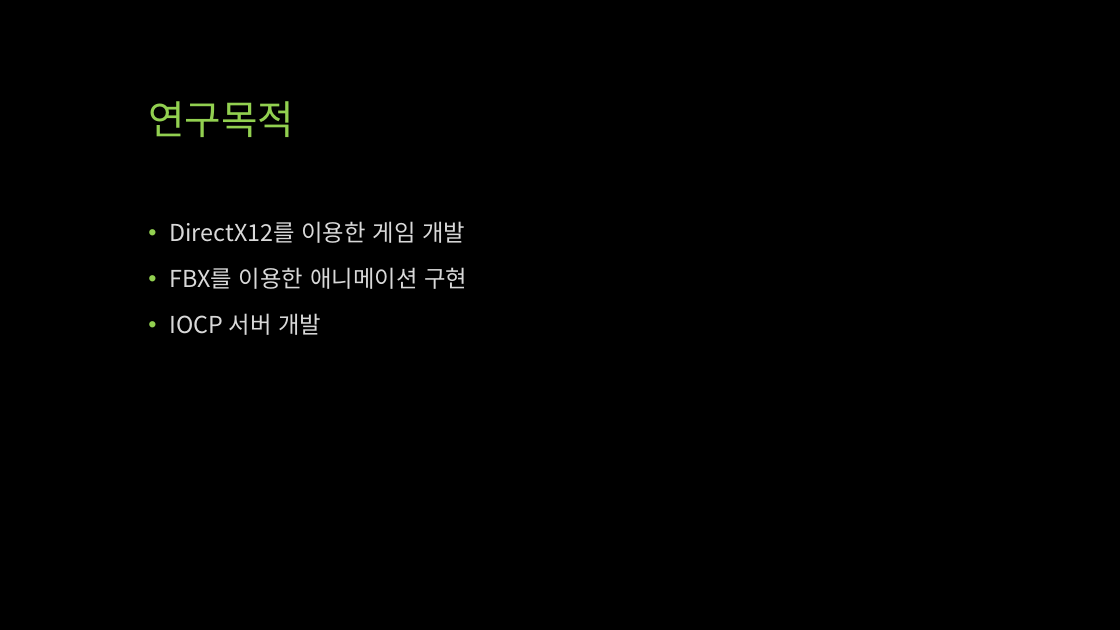
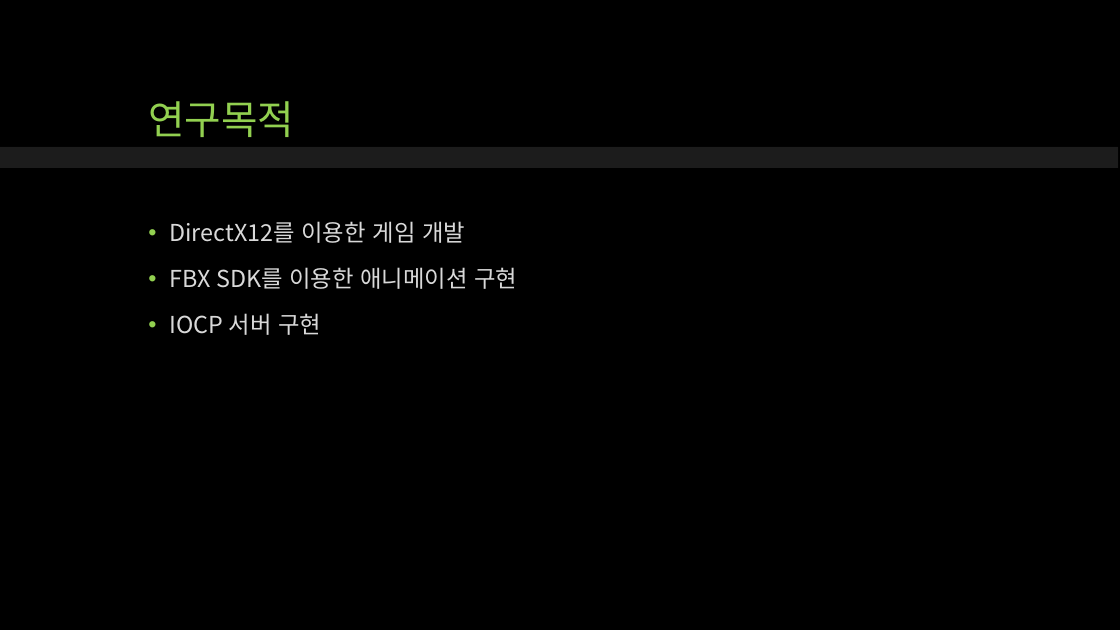
Before and after one commit to qwert830/SP, a slide deck: slide 3 of 기획/UTB (Unknown Team Battle).pptx. Drawn at 1120x630 pixels with LibreOffice and Linux fonts; fonts in the diff are those of the drawing. Boxes give left, top, right and bottom in pixels: in the first picture for what was removed or moved away, otherwise in the second. Text is boxed around its words. In the diff, an @@ line names an element or a change of style, - is before the commit and + after.

```diff
--- a/기획/UTB (Unknown Team Battle).pptx
+++ b/기획/UTB (Unknown Team Battle).pptx
@@ rectangle added at [0, 147, 1118, 168], fill #262626 at 75% opacity @@
@@ text at [169, 267, 517, 335]: text changed @@
-• FBX를 이용한 애니메이션 구현
-• IOCP 서버 개발
+• FBX SDK를 이용한 애니메이션 구현
+• IOCP 서버 구현
```
Also in this commit, not shown: 12 other slides changed, 1 slide added, 1 slide removed.
